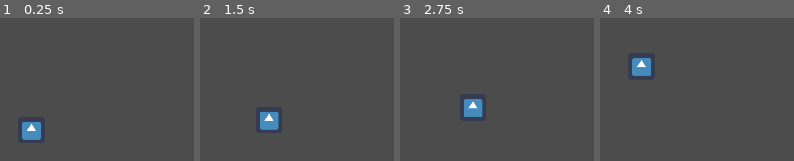
Above: before the commit, frames 1-4 (left to right).
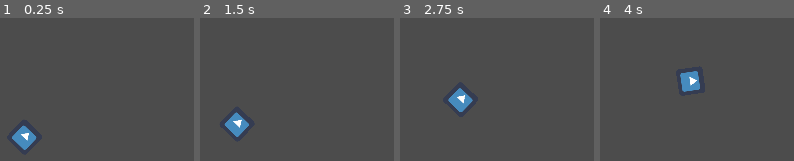
Above: after the commit, the same moments.

Repository: dekaravanhoc/3m5-gamejam9-pingelrietz
Game: Godot game, scene res://level/level.tscn
Two runs of this game, one before a commit and one after it. Both use one fixed random seed, a clock stepped at 60 frames per second and the inputs below. The engine's default icon, where the game draws it, is replaced by a stand-in: a white triangle on a blue panel in a dark square.
Inputs:
- Up to frame 1 (0.25 s): no input
- Up to frame 2 (1.5 s): no input
- Up to frame 3 (2.75 s): no input
- Up to frame 4 (4 s): no input

The runs differ from the first frame. In frame 1, 1.6% of the frame differs, in the area x 6-22%, y 72-93%; in frame 2, 2.4%; in frame 3, 2.0%; in frame 4, 2.5%, in the area x 16-52%, y 27-52%.

Commit message:
adds steering

Diff:
--- a/character/character.gd
+++ b/character/character.gd
@@ -4,10 +4,10 @@
 const ZERO_ROTATION_VECTOR: Vector2 = Vector2.UP
 
 export (int) var max_speed: int = 100
-export (int) var acceleration: int = 10
+export (float) var acceleration: float = 0.5
 
 var movement_vector: Vector2 = Vector2.ZERO
-var current_movement: Vector2 = Vector2.ZERO
+var current_movement_vector: Vector2 = Vector2.ZERO
 
 onready var sprite: Node2D = find_node("Sprite")
 
@@ -20,6 +20,14 @@
 
 	movement_vector = movement_vector.normalized()
 
-	current_movement = movement_vector * max_speed * delta
+	var target_movement = movement_vector * max_speed * delta
 
-	move_and_collide(current_movement)
+	var rotation_to_target_movement = current_movement_vector.angle_to(target_movement)
+
+	current_movement_vector = current_movement_vector.linear_interpolate(target_movement, acceleration * delta)
+
+	move_and_collide(current_movement_vector)
+
+	var sprite_rotation: float = ZERO_ROTATION_VECTOR.angle_to(current_movement_vector)
+
+	sprite.global_rotation = sprite_rotation
--- a/enemy/enemy_ship.gd
+++ b/enemy/enemy_ship.gd
@@ -1,6 +1,7 @@
 class_name EnemyShip
 extends Character
 
+export (float) var time_till_direction_change: float = 3.0
 
 func _ready():
 	_change_movement_direction()
@@ -12,8 +13,6 @@
 
 	movement_vector = new_direction
 
-	var timer: SceneTreeTimer = get_tree().create_timer(1)
+	var timer: SceneTreeTimer = get_tree().create_timer(time_till_direction_change)
 
 	timer.connect("timeout", self, "_change_movement_direction")
-
-	print(movement_vector)
--- a/project.godot
+++ b/project.godot
@@ -34,9 +34,8 @@
 
 window/size/width=1920
 window/size/height=1080
-window/size/resizable=false
 window/size/always_on_top=true
-window/stretch/mode="viewport"
+window/stretch/mode="2d"
 window/stretch/aspect="keep"
 
 [gui]
